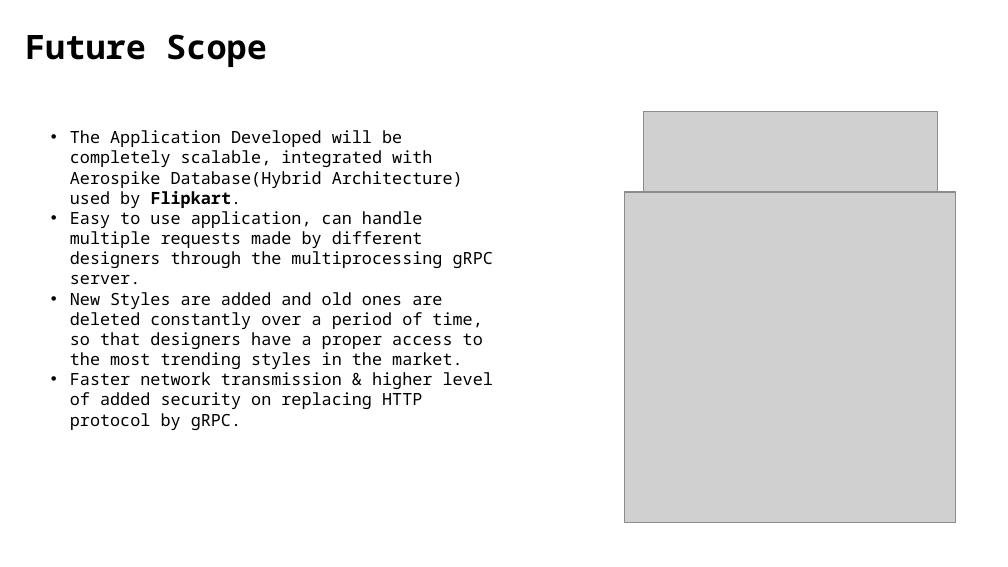
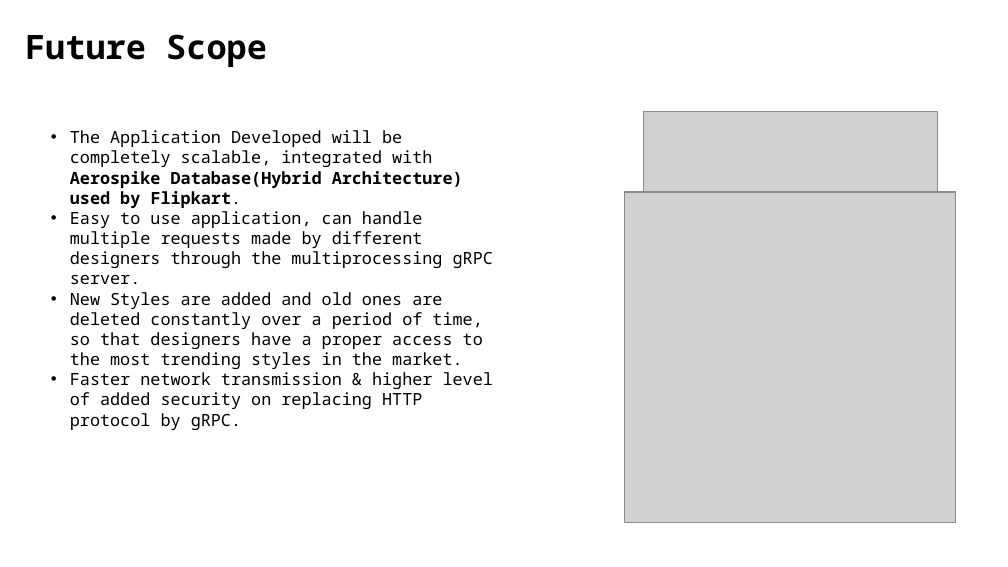
Before and after one commit to Debanitrkl/FlipkartGrid, a slide deck: slide 12 of GRiD_ Fashion Intelligence Systems_The Ignitors_NIT Rourkela.pptx. Drawn at 1008x567 pixels with LibreOffice and Linux fonts; fonts in the diff are those of the drawing; grey boxes stand for pictures; background and template pictures are left out. Boxes give left, top, right and bottom in pixels: in the first picture for what was removed or moved away, otherwise in the second. Text is boxed around its words. In the diff, an @@ line names an element or a change of style, - is before the commit and + after.

```diff
--- a/GRiD_ Fashion Intelligence Systems_The Ignitors_NIT Rourkela.pptx
+++ b/GRiD_ Fashion Intelligence Systems_The Ignitors_NIT Rourkela.pptx
@@ text at box(70, 130, 463, 208): bold on in "Aerospike Database(Hybrid Architecture) used by" @@
```
Also in this commit, not shown: 3 other slides changed.
